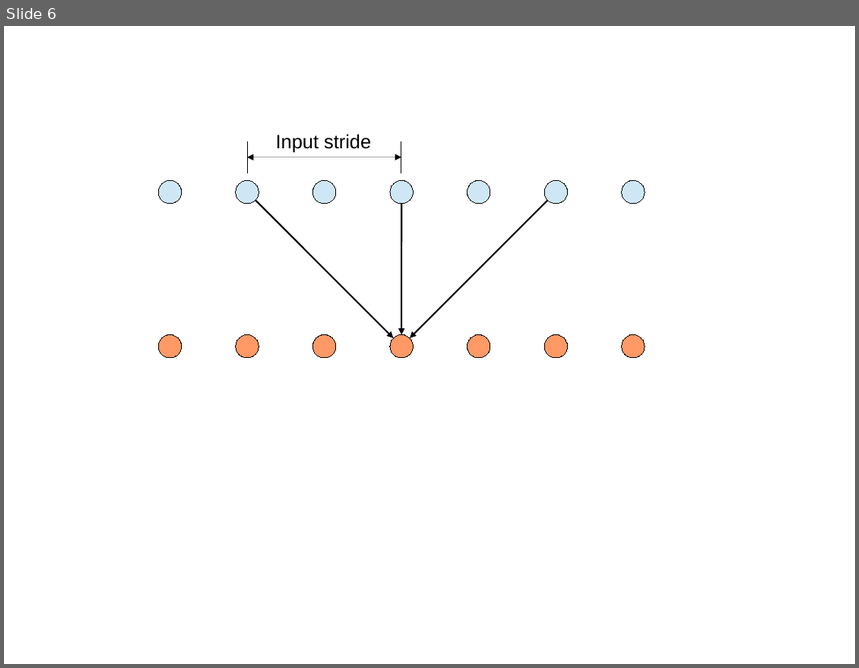
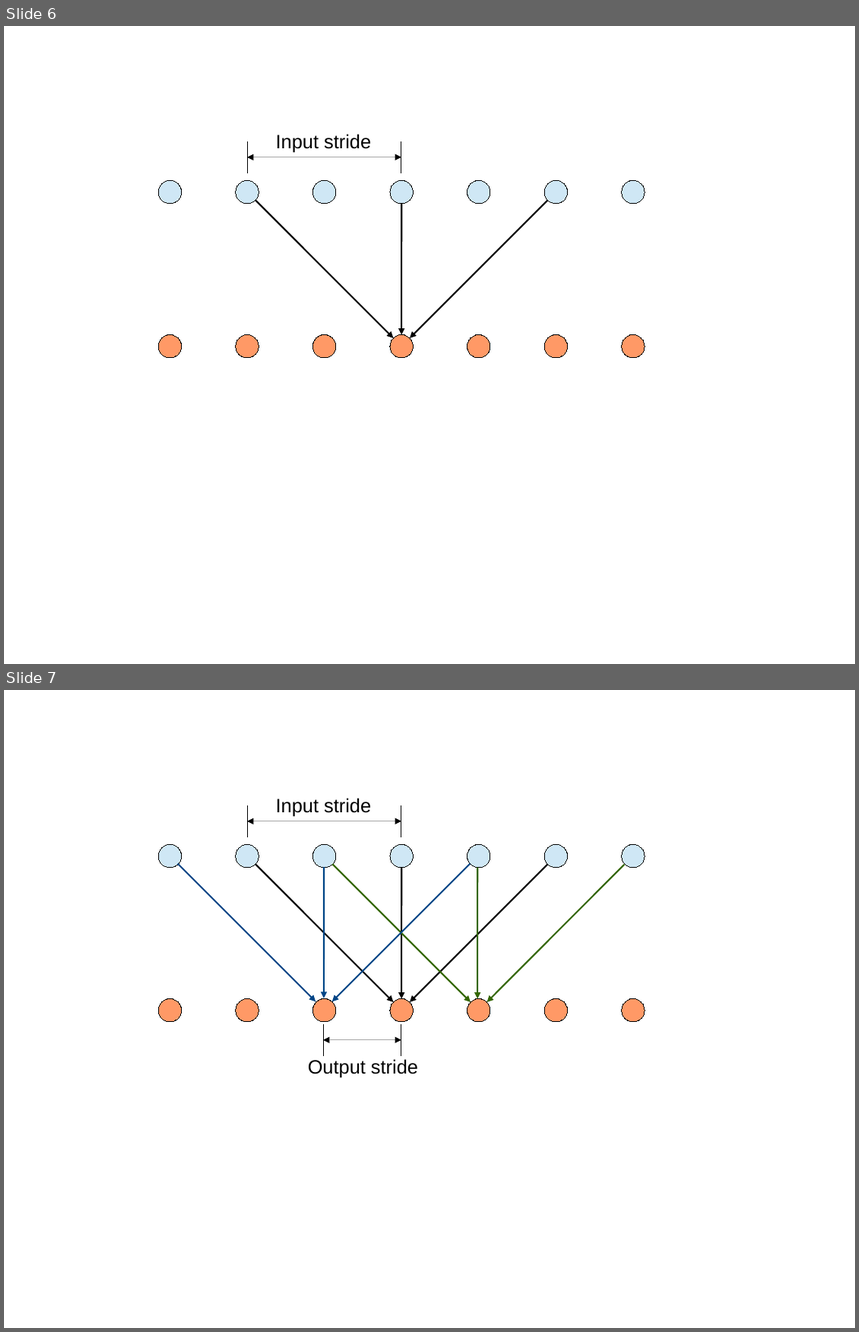
Before and after one commit to TheLegendAli/DeepLab-Context, a slide deck: paper/ICLR/fig/illustrations.odp. Shown one above the other, each under a label of ours: slide 6 before the commit, slides 6 and 7 after it. The pictures are 859x668 and 859x1332 pixels, drawn with LibreOffice and Linux fonts; fonts in the diff are those of the drawing. Boxes give left, top, right and bottom in pixels: in the first picture for what was removed or moved away, otherwise in the second. Text is boxed around its words. In the diff, an @@ line names an element or a change of style, - is before the commit and + after.

Commit message:
atrous2

```diff
--- a/paper/ICLR/fig/illustrations.odp
+++ b/paper/ICLR/fig/illustrations.odp
@@ slide 7 added at (x1=4, y1=690, x2=855, y2=1328), background #FFFFFF @@
@@ group added at (x1=158, y1=798, x2=645, y2=1078): 14 ellipses, 9 arrows, 4 lines, 2 double arrows, 2 texts @@
+Input stride
+Output stride
```
